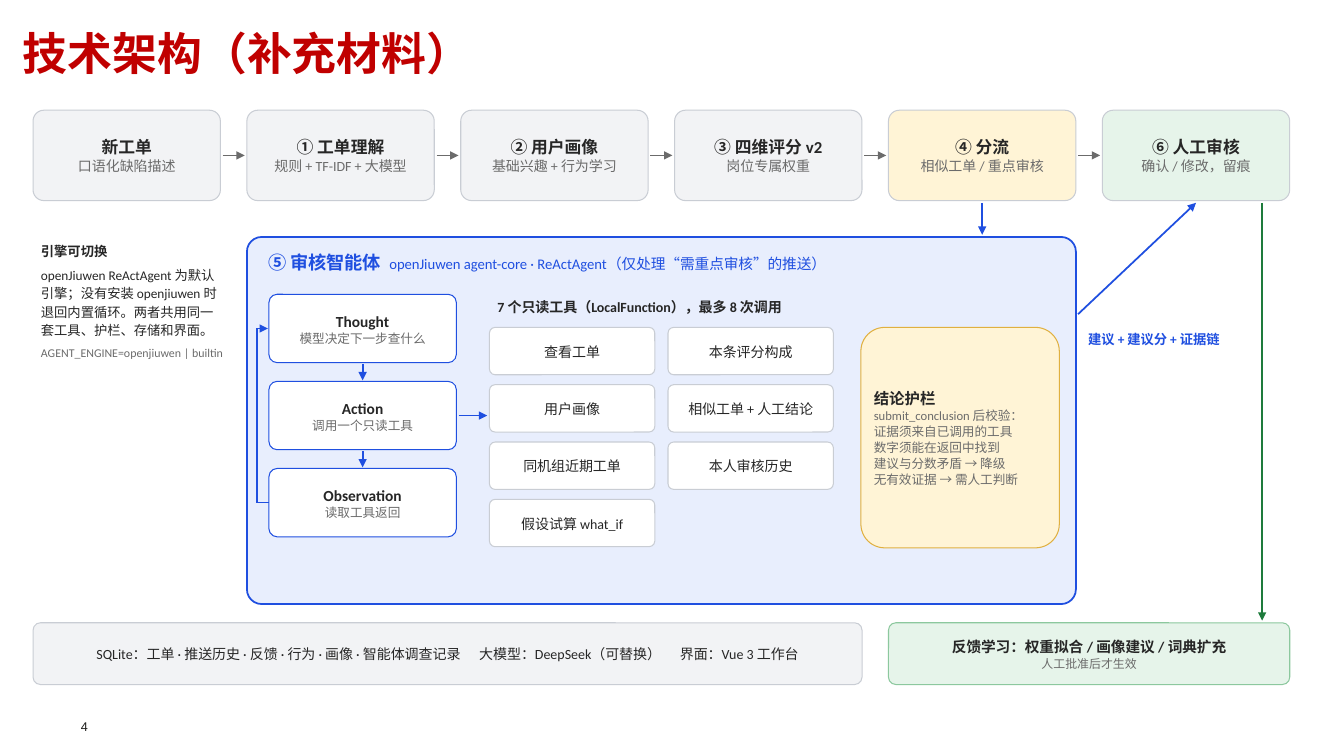
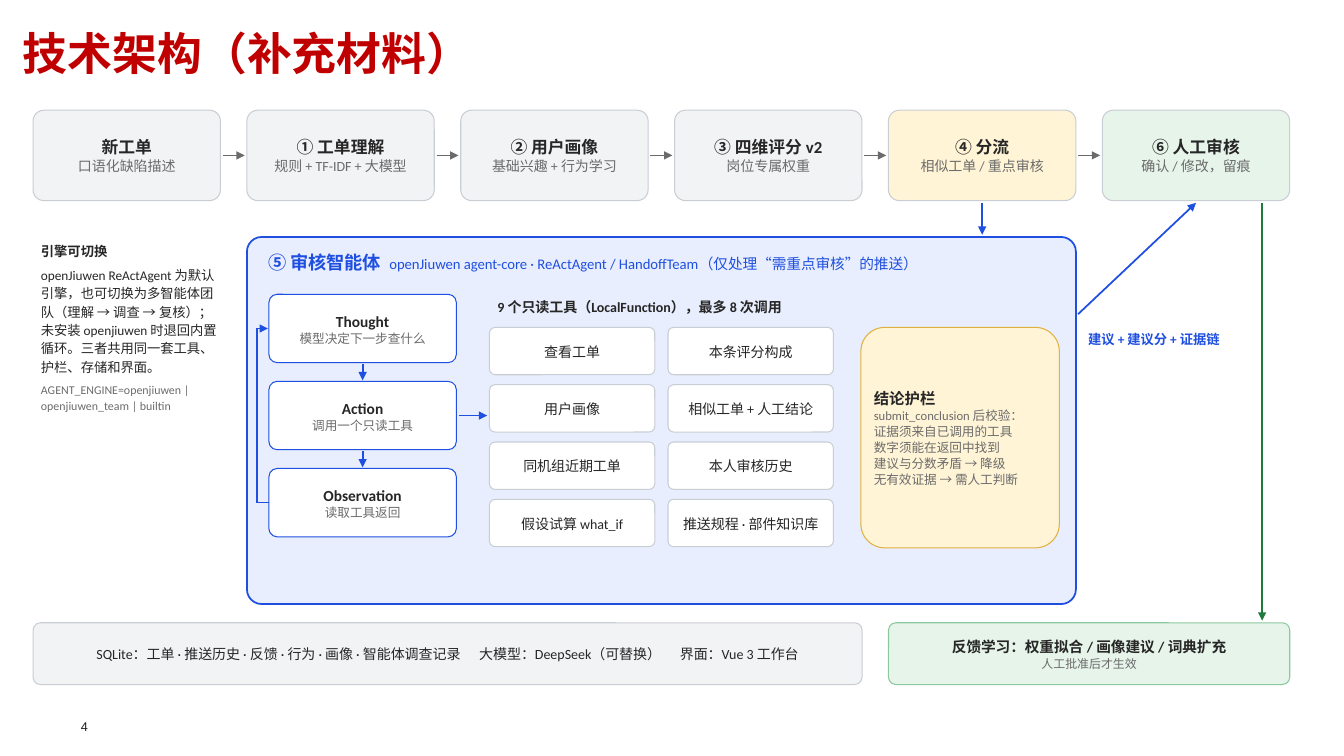
Before and after one commit to Hugo-Tian/powerplant-review-agent, a slide deck: slide 4 of docs/competition/openJiuwen创意PPT_电厂工单推送审核智能体.pptx. Drawn at 1344x756 pixels with LibreOffice and Linux fonts; fonts in the diff are those of the drawing; background and template pictures are left out. Boxes give left, top, right and bottom in pixels: in the first picture for what was removed or moved away, otherwise in the second. Text is boxed around its words. In the diff, an @@ line names an element or a change of style, - is before the commit and + after.

```diff
--- a/docs/competition/openJiuwen创意PPT_电厂工单推送审核智能体.pptx
+++ b/docs/competition/openJiuwen创意PPT_电厂工单推送审核智能体.pptx
@@ text at (x1=41, y1=269, x2=216, y2=412): text changed @@
-openJiuwen ReActAgent 为默认引擎；没有安装 openjiuwen 时退回内置循环。两者共用同一套工具、护栏、存储和界面。
-AGENT_ENGINE=openjiuwen | builtin
+openJiuwen ReActAgent 为默认引擎，也可切换为多智能体团队（理解 → 调查 → 复核）；未安装 openjiuwen 时退回内置循环。三者共用同一套工具、护栏、存储和界面。
+AGENT_ENGINE=openjiuwen | openjiuwen_team | builtin
@@ text at (x1=268, y1=253, x2=918, y2=272): text changed @@
-⑤ 审核智能体 openJiuwen agent-core · ReActAgent（仅处理“需重点审核”的推送）
+⑤ 审核智能体 openJiuwen agent-core · ReActAgent / HandoffTeam（仅处理“需重点审核”的推送）
@@ text at (x1=497, y1=300, x2=782, y2=314): text changed @@
-7 个只读工具（LocalFunction），最多 8 次调用
+9 个只读工具（LocalFunction），最多 8 次调用
@@ rounded rectangle added at (x1=668, y1=499, x2=834, y2=546), fill #FFFFFF, outline #C9CDD4 0.75 pt, 10 pt, text #262626 @@
+推送规程 · 部件知识库
```
Also in this commit, not shown: 3 other slides changed, 1 other file.
